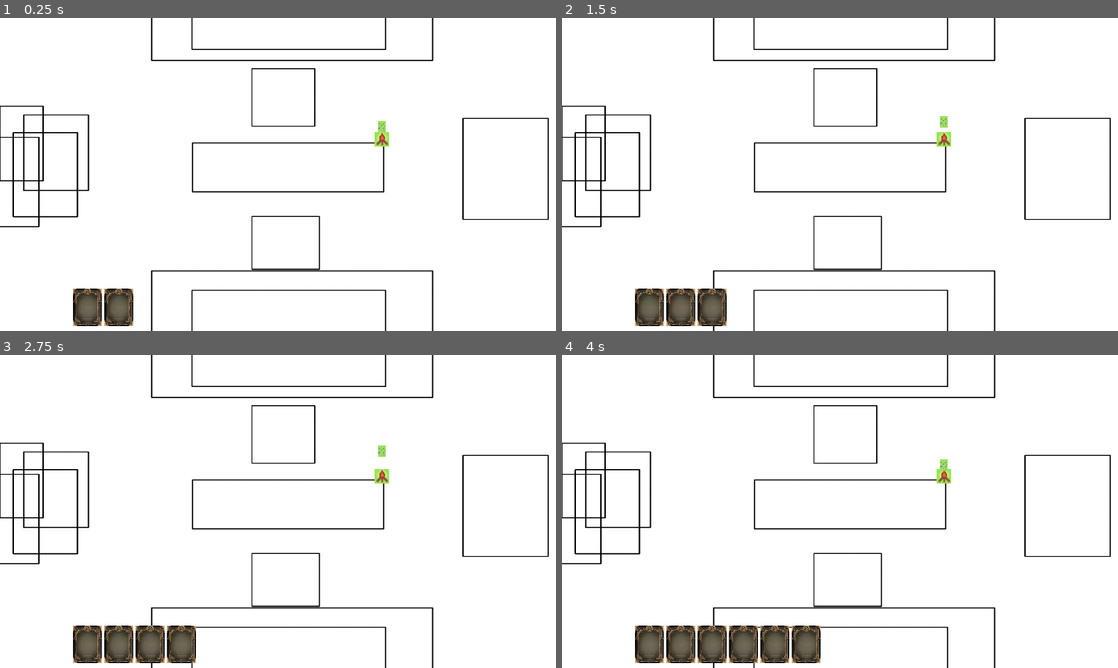
Above: before the commit, frames 1-4 (two rows, left to right).
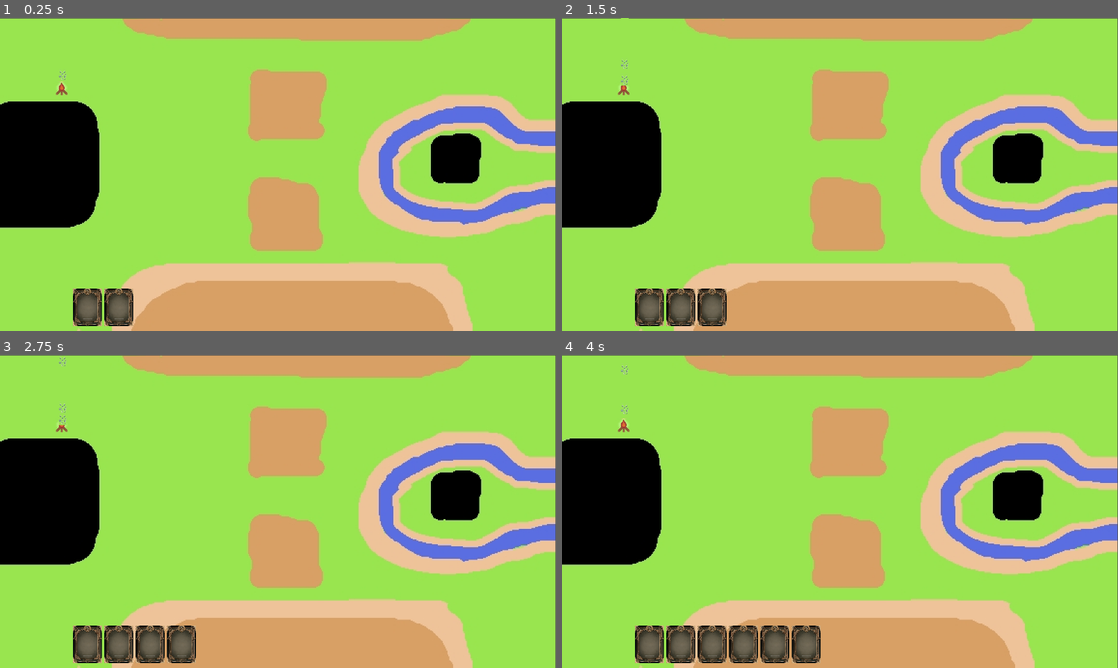
Above: after the commit, the same moments.

Repository: Egonef/ClaimOP
Game: Godot game, scene res://Escenas/Tablero.tscn
Two runs of this game, one before a commit and one after it. Both use one fixed random seed, a clock stepped at 60 frames per second and the inputs below.
Inputs (mouse positions are in pixels of both pictures, inside the frame that each line leads up to):
- Up to frame 1 (0.25 s): no input
- Up to frame 2 (1.5 s): tap Enter at 0.5 s; move the mouse to (962, 158) at 0.52 s; press the mouse at (962, 158) at 0.53 s; move the mouse to (728, 190) at 1.27 s; release the mouse at (728, 190) at 1.28 s; tap Space (Space) at 1.35 s
- Up to frame 3 (2.75 s): tap Space (Space) at 2 s; move the mouse to (333, 442) at 2.02 s; press the mouse at (333, 442) at 2.03 s
- Up to frame 4 (4 s): tap Enter at 2.75 s; move the mouse to (812, 574) at 2.77 s; release the mouse at (812, 574) at 2.78 s; tap Space (Space) at 2.85, 3.5 s; move the mouse to (1006, 558) at 3.52 s; press the mouse at (1006, 558) at 3.53 s

The runs differ from the first frame. In frame 1, 98% of the frame differs, in the area x 0-100%, y 0-100%; in frame 2, 98%; in frame 3, 97%; in frame 4, 96%.

Commit message:
Terreno pa q empecemos a guiarnos

Diff:
--- a/Escenas/Tablero.tscn
+++ b/Escenas/Tablero.tscn
@@ -1,18 +1,11 @@
-[gd_scene load_steps=9 format=3 uid="uid://s2lvrudyiweo"]
+[gd_scene load_steps=7 format=3 uid="uid://s2lvrudyiweo"]
 
-[ext_resource type="Texture2D" uid="uid://dyxmyxyu1u80" path="res://Assets tablero/Tableroboceto.png" id="1_1vuxg"]
 [ext_resource type="Script" path="res://Scripts/crearCartasAMano.gd" id="1_q3mt7"]
 [ext_resource type="PackedScene" uid="uid://r1u135485j7q" path="res://Escenas/zona_mano.tscn" id="2_hqu3n"]
+[ext_resource type="Texture2D" uid="uid://56aqbahq7ank" path="res://Sprites general/terreno standar.jpg" id="3_7xbuj"]
 [ext_resource type="PackedScene" uid="uid://bvqglyljf5v1" path="res://Escenas/carta.tscn" id="3_ta58p"]
-[ext_resource type="Texture2D" uid="uid://do7b8nbnkk7sk" path="res://Sprites general/Goblin 0.jpg" id="5_5tmcr"]
 [ext_resource type="Texture2D" uid="uid://ctov61bu5o1e4" path="res://Sprites general/Hoguera.jpg" id="6_fhbt1"]
 [ext_resource type="Texture2D" uid="uid://dg06p4mr65w8o" path="res://Sprites general/Humo.jpg" id="7_t0omf"]
-
-[sub_resource type="Curve" id="Curve_pu0dm"]
-min_value = -360.0
-max_value = 360.0
-_data = [Vector2(0, 1), 0.0, 0.0, 0, 0, Vector2(1, 1), 0.0, 0.0, 0, 0]
-point_count = 2
 
 [node name="Tablero" type="Node2D"]
 script = ExtResource("1_q3mt7")
@@ -21,38 +14,23 @@
 position = Vector2(181, 589)
 
 [node name="dibujotablero" type="Sprite2D" parent="."]
-position = Vector2(576, 324)
-scale = Vector2(0.328392, 0.26129)
-texture = ExtResource("1_1vuxg")
+position = Vector2(575.5, 324.5)
+scale = Vector2(1.99826, 1.99691)
+texture = ExtResource("3_7xbuj")
 
 [node name="Carta" parent="." instance=ExtResource("3_ta58p")]
 
 [node name="Carta2" parent="." instance=ExtResource("3_ta58p")]
 position = Vector2(532, 311)
 
-[node name="Goblin0" type="Sprite2D" parent="."]
-position = Vector2(404, -43)
-texture = ExtResource("5_5tmcr")
-
-[node name="CPUParticles2D" type="CPUParticles2D" parent="Goblin0"]
-position = Vector2(158, -20)
-amount = 1
-local_coords = true
-texture = ExtResource("5_5tmcr")
-direction = Vector2(-1, 0)
-spread = 40.0
-gravity = Vector2(0, -900)
-angular_velocity_curve = SubResource("Curve_pu0dm")
-
 [node name="Hoguera" type="Sprite2D" parent="."]
-position = Vector2(791, 251)
+position = Vector2(127, 147)
+scale = Vector2(1, 1.03333)
 texture = ExtResource("6_fhbt1")
 
 [node name="CPUParticles2D" type="CPUParticles2D" parent="Hoguera"]
-position = Vector2(0, -23)
-amount = 1
+position = Vector2(3, -13.5484)
+amount = 3
+randomness = 0.38
 texture = ExtResource("7_t0omf")
-gravity = Vector2(0, -100)
-
-[node name="Humo" type="Sprite2D" parent="."]
-position = Vector2(648, -129)
+gravity = Vector2(0, -500)
Binary file added: Sprites general/terreno standar.jpg
Not shown, added: Sprites general/terreno standar.jpg.import
